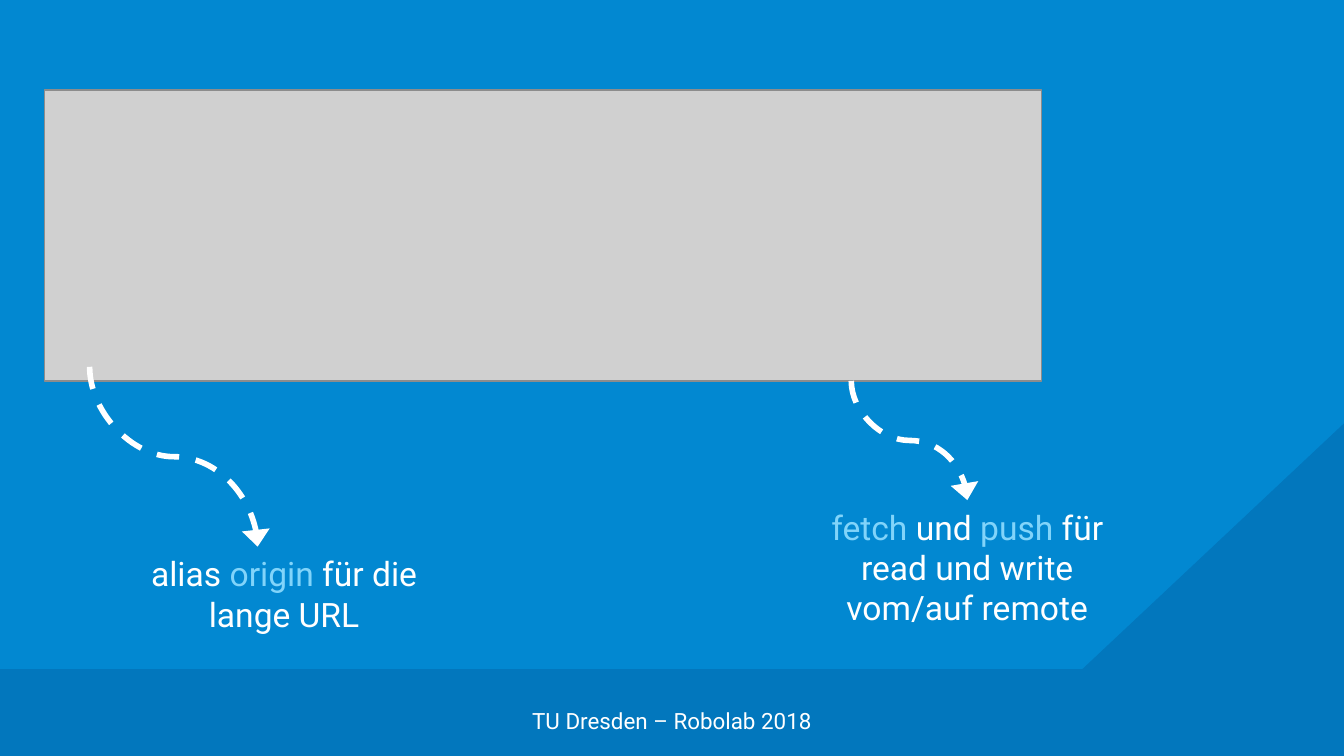
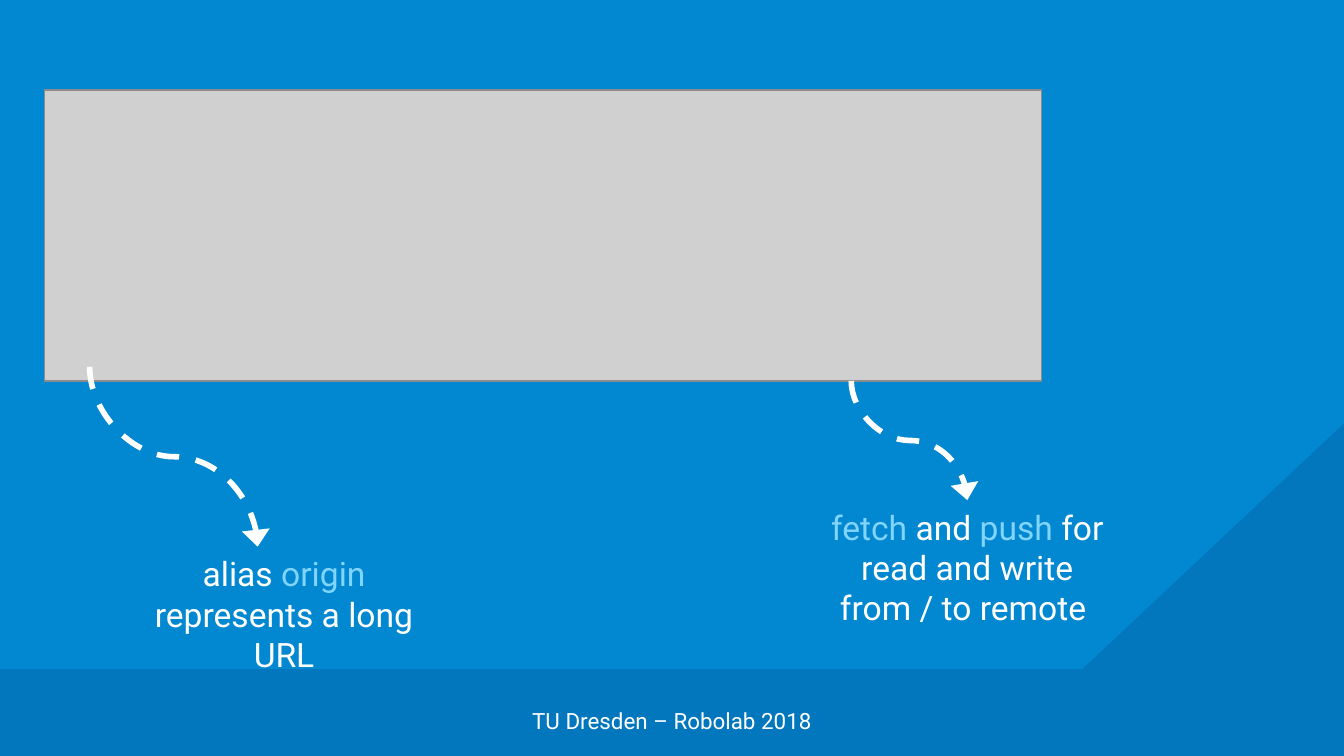
Before and after one commit to edisontrent1337/gitslides, a slide deck: slide 23 of Git.pptx. Drawn at 1344x756 pixels with LibreOffice and Linux fonts; fonts in the diff are those of the drawing; grey boxes stand for pictures; background and template pictures are left out. Boxes give left, top, right and bottom in pixels: in the first picture for what was removed or moved away, otherwise in the second. Text is boxed around its words. In the diff, an @@ line names an element or a change of style, - is before the commit and + after.

```diff
--- a/Git.pptx
+++ b/Git.pptx
@@ text at [831,514,1103,621]: text changed @@
-fetch und push für read und write vom/auf remote
+fetch and push for read and write from / to remote
@@ text at [155,560,413,668]: text changed @@
-alias origin für die lange URL
+alias origin represents a long URL
```
Also in this commit, not shown: 20 other slides changed, 7 slides added, 2 slides removed, 1 other file.
